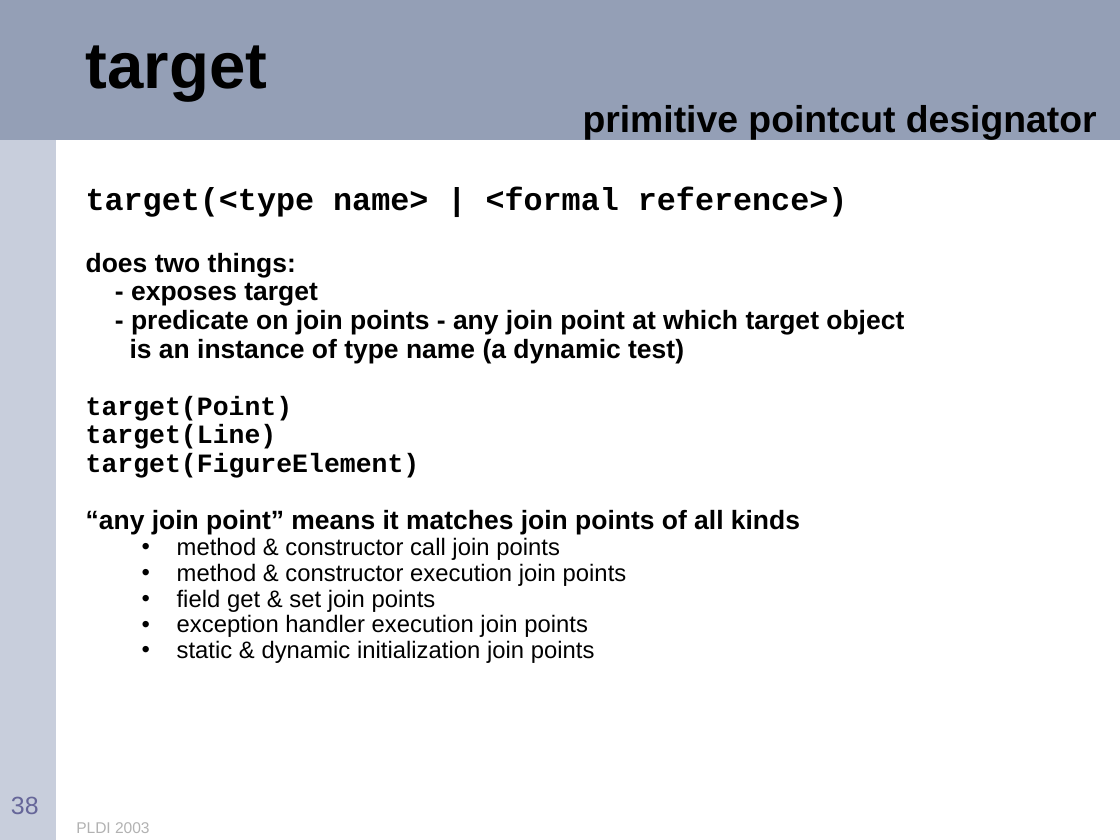
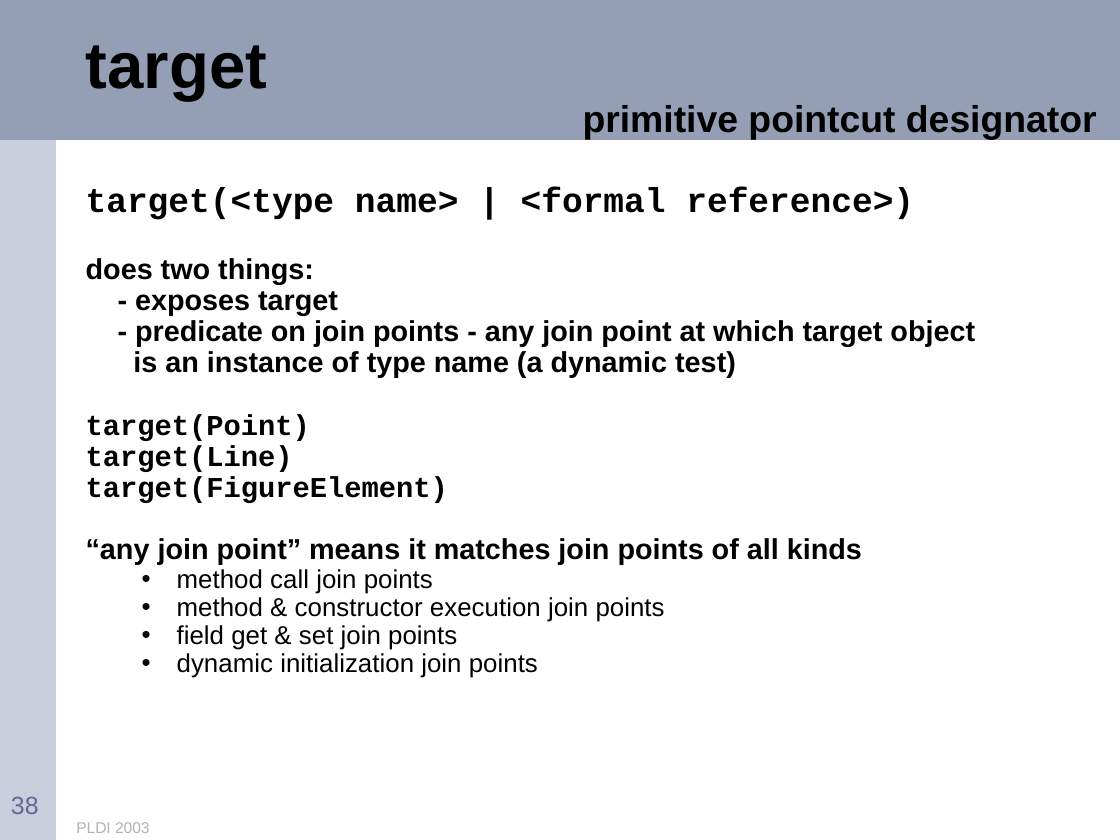
Before and after one commit to eclipse-aspectj/aspectj, a slide deck: slide 38 of docs/teaching/tutorial.ppt. Drawn at 1120x840 pixels with LibreOffice and Linux fonts; fonts in the diff are those of the drawing. Boxes give left, top, right and bottom in pixels: in the first picture for what was removed or moved away, otherwise in the second. Text is boxed around its words. In the diff, an @@ line names an element or a change of style, - is before the commit and + after.

```diff
--- a/docs/teaching/tutorial.ppt
+++ b/docs/teaching/tutorial.ppt
@@ text at [86,186,975,650]: size 20.4 to 22.2 pt in "target(<type name> | <formal reference>)"; size 17 to 18.5 pt in "does two things:", "- exposes target", "- predicate on join points - any ...", "is an instance of type name (a ..." and 4 more places; size 15.3 to 16.6 pt in "method & constructor execution join points", "field get & set join points" @@
@@ text at [177,569,433,594]: text changed; size 15.3 to 16.6 pt @@
-  • method & constructor call join points
+  • method call join points
@@ text at [177,653,538,678]: text changed; size 15.3 to 16.6 pt @@
-  • exception handler execution join points
-  • static & dynamic initialization join points
+  • dynamic initialization join points
```
Also in this commit, not shown: 13 other slides changed, 2 slides added, 12 slides removed.
